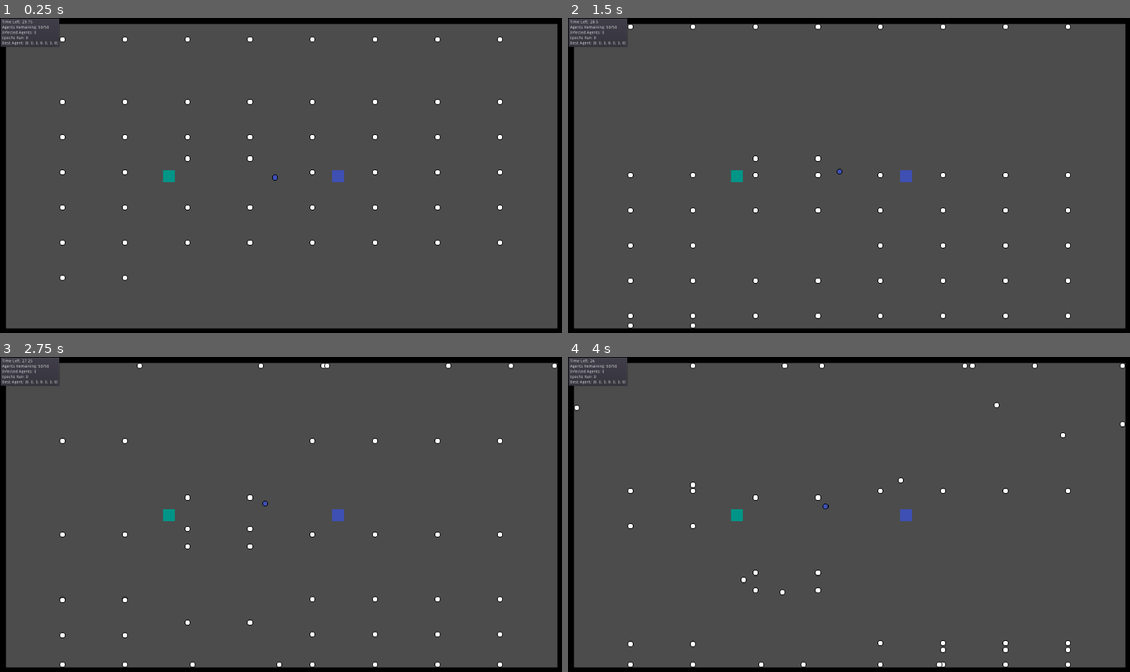
Above: before the commit, frames 1-4 (two rows, left to right).
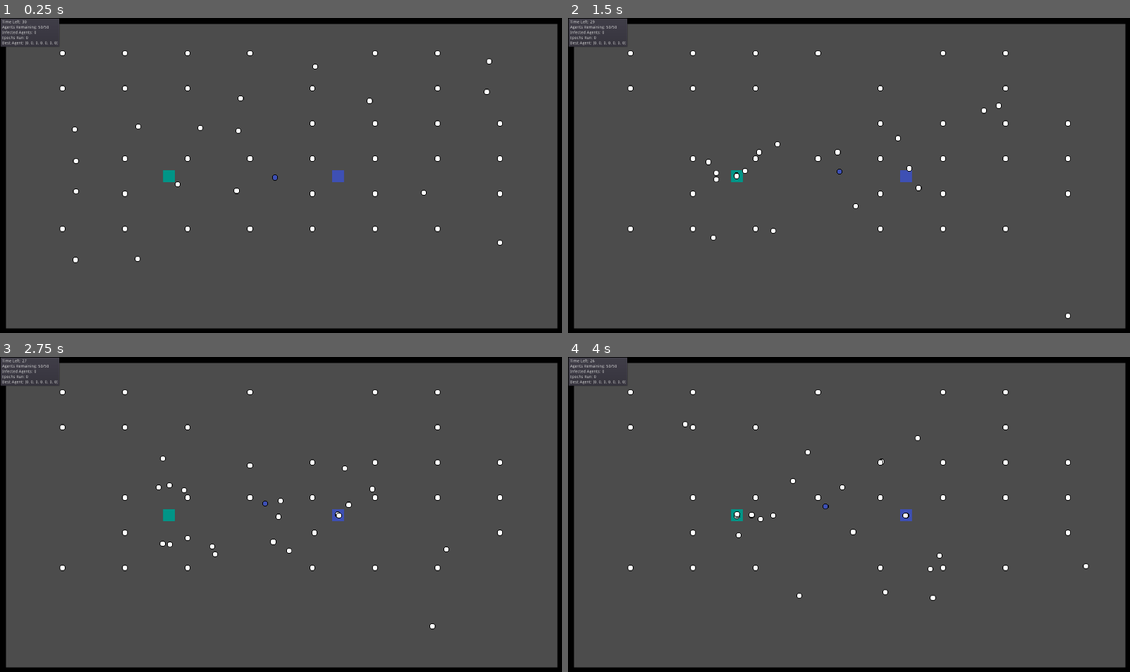
Above: after the commit, the same moments.

Repository: wiprobotics/Disease-Spread-Sim
Game: Godot game, scene res://Scenes/Node2D.tscn
Two runs of this game, one before a commit and one after it. Both use one fixed random seed, a clock stepped at 60 frames per second and the inputs below.
Inputs:
- Up to frame 1 (0.25 s): no input
- Up to frame 2 (1.5 s): no input
- Up to frame 3 (2.75 s): no input
- Up to frame 4 (4 s): no input

The runs differ from the first frame. In frame 1, 1.5% of the frame differs, in the area x 4-90%, y 0-84%; in frame 2, 1.5%, in the area x 4-90%, y 0-99%; in frame 3, 1.4%; in frame 4, 1.4%.

Commit message:
Rearranged agent brain calculations

Diff:
--- a/Godot Project/Prefabs/Agent.tscn
+++ b/Godot Project/Prefabs/Agent.tscn
@@ -4,7 +4,6 @@
 [ext_resource path="res://Scripts/Brain.gd" type="Script" id=2]
 [ext_resource path="res://Sprites/AgentInfected.png" type="Texture" id=3]
 [ext_resource path="res://Scripts/Action Controller.gd" type="Script" id=4]
-
 
 [node name="Kinematic" type="KinematicBody2D"]
 scale = Vector2( 0.5, 0.5 )
--- a/Godot Project/Scripts/Brain.gd
+++ b/Godot Project/Scripts/Brain.gd
@@ -94,12 +94,12 @@
 		currentWater = currentWater - delta
 
 func decide_action():
-	var awayFromAgentPriority = ((((globals.numberOfAgents/len(globals.infected))*agentData[0]) + ((globals.infectionDistance/closestAgentDistance)*agentData[1])) / 2)
-	var awayFromInfectedPriority = (globals.infectionDistance/closestInfectedDistance)*agentData[2]
-	var towardsFoodPriority = (((1 - (globals.infectedInFeed/globals.numberOfAgents)*agentData[3])+((globals.feedDistance/distanceToFood)*agentData[4])+((globals.maxFood/currentFood)*agentData[5]))/3)
-	var towardsWaterPriority = (((1 - (globals.infectedInWater/globals.numberOfAgents)*agentData[6])+((globals.feedDistance/distanceToWater)*agentData[7])+((globals.maxWater/currentWater)*agentData[8]))/3)
-	var moveInDirectionPriority = (1/0.5)*agentData[9]
-	var stopPriority = (1/0.5)*agentData[10]
+	var awayFromAgentPriority = (((1-(len(globals.infected)/globals.numberOfAgents))*agentData[0]) + ((1-(closestAgentDistance/globals.infectionDistance))*agentData[1])) / 2
+	var awayFromInfectedPriority = (1-(closestInfectedDistance/globals.infectionDistance))*agentData[2]
+	var towardsFoodPriority = (((1-(globals.infectedInFeed/globals.numberOfAgents))*agentData[3])+(1-(globals.feedDistance/distanceToFood)*agentData[4])+((1-(currentFood/globals.maxFood))*agentData[5]))/3
+	var towardsWaterPriority = (((1-(globals.infectedInWater/globals.numberOfAgents))*agentData[6])+(1-(globals.feedDistance/distanceToWater)*agentData[7])+((1-(currentWater/globals.maxWater))*agentData[8]))/3
+	var moveInDirectionPriority = (1-(0.5/1))*agentData[9]
+	var stopPriority = (1-(0.5/1))*agentData[10]
 
 	priorities = [awayFromAgentPriority, awayFromInfectedPriority, towardsFoodPriority, towardsWaterPriority, moveInDirectionPriority, stopPriority]
 	var bestPriority = 0
--- a/Godot Project/Scripts/Global.gd
+++ b/Godot Project/Scripts/Global.gd
@@ -38,13 +38,13 @@
 # Enables or disables the food functionality in the environment and agents
 var foodEnabled = true
 # The maximum amount of food an agent can have, basically = seconds as food goes down with time
-var maxFood = 40
+var maxFood = 25
 # The minimum amount of food an agent can have, basically = seconds as food goes down with time
 var minFood = 20
 # Enables or disables the water functionality in the environment and agents
 var waterEnabled = true
 # The maximum amount of water an agent can have, basically = seconds as water goes down with time
-var maxWater = 40
+var maxWater = 25
 # The minimum amount of water an agent can have, basically = seconds as water goes down with time
 var minWater = 20
 # The distance at which the agents may feed and water
--- a/Godot Project/Scripts/UI.gd
+++ b/Godot Project/Scripts/UI.gd
@@ -22,7 +22,7 @@
 	geneticController.end_epoch()
 
 func _process(delta):
-	timerLabel.text = str(gameTimer.time_left)
+	timerLabel.text = str(round(gameTimer.time_left))
 	agentsLabel.text = (str(len(globals.agents)) + "/" + (str(globals.numberOfAgents)))
 	infectedLabel.text = str(len(globals.infected) - 1)
 	epochLabel.text = str(globals.epochsRun)
